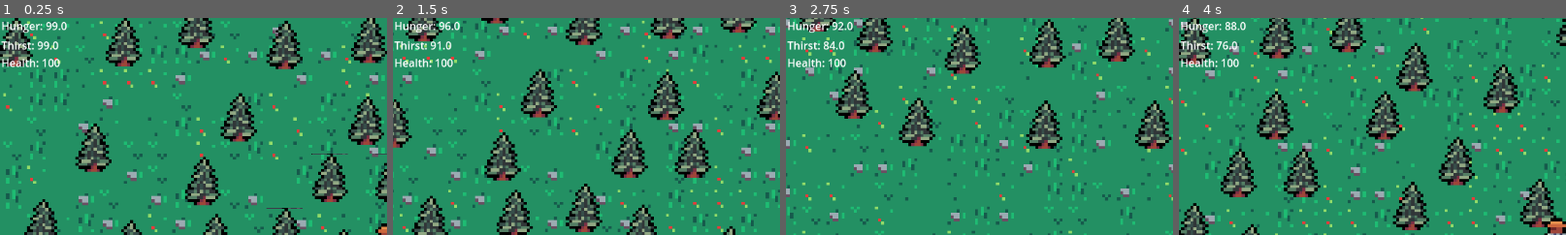
Above: before the commit, frames 1-4 (left to right).
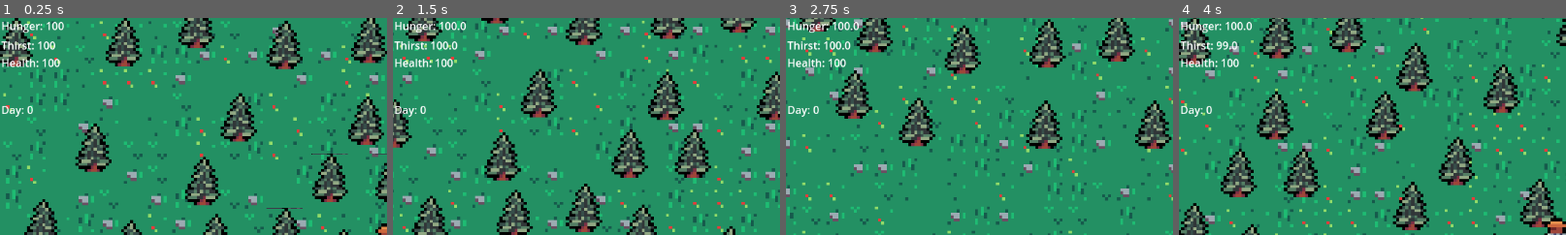
Above: after the commit, the same moments.

Repository: eagle3050/Stay-Alive
Game: Godot game, scene res://Scenes/main.tscn
Same seed, same stepped clock (60 frames per second), same inputs: the game is played once before the commit and once after it.
Inputs:
- Up to frame 1 (0.25 s): no input
- Up to frame 2 (1.5 s): tap Enter at 0.5 s; hold D (right) 0.53-1.28 s; hold S (down) from 1.28 s (still down)
- Up to frame 3 (2.75 s): release S (down) at 2.03 s; hold D (right) from 2.03 s (still down)
- Up to frame 4 (4 s): release D (right) at 2.78 s; hold W (up) 2.78-3.53 s; hold A (left) from 3.53 s (still down)
The pictures show only the part of the screen within x 0-50%, y 0-50%; the shares and areas given below are measured in that part.

The runs differ from the first frame. In frame 1, 0.4% of the frame differs, in the area x 0-18%, y 1-46%; in frame 2, 0.6%; in frame 3, 0.6%, in the area x 0-19%, y 1-46%; in frame 4, 0.4%.

Commit message:
Added day/night cycle, cold tag/day counter
Cold damages player and finished stat damage and death

Diff:
--- /dev/null
+++ b/Scenes/main.gd
@@ -0,0 +1,19 @@
+extends Node2D
+
+
+func _ready() -> void:
+	$World/DayTimer.start()
+
+func _on_day_timer_timeout() -> void:
+	GlobalStats.night_time = true
+	$Player/Camera2D/Night.show()
+
+	$World/NightTimer.start()
+
+
+func _on_night_timer_timeout() -> void:
+	GlobalStats.day += 1
+	GlobalStats.night_time = false
+	$Player/Camera2D/Night.hide()
+
+	$World/DayTimer.start()
--- a/Scenes/main.tscn
+++ b/Scenes/main.tscn
@@ -1,7 +1,8 @@
-[gd_scene load_steps=7 format=3 uid="uid://c48unokxilikk"]
+[gd_scene load_steps=8 format=3 uid="uid://c48unokxilikk"]
 
 [ext_resource type="Texture2D" uid="uid://b2eigc7bao5bw" path="res://Assets/TinyRanch_Assets/TinyFarm_Tiles.png" id="1_bo1nx"]
 [ext_resource type="PackedScene" uid="uid://cmctx0bhktukh" path="res://Scenes/player.tscn" id="1_jjgbg"]
+[ext_resource type="Script" uid="uid://dg1adhqevcy1a" path="res://Scenes/main.gd" id="1_kry3j"]
 [ext_resource type="PackedScene" uid="uid://mojn1v27vs35" path="res://tree.tscn" id="3_8gbba"]
 [ext_resource type="PackedScene" uid="uid://j573r3fpylb3" path="res://ui.tscn" id="4_jjvhh"]
 
@@ -96,6 +97,7 @@
 sources/0 = SubResource("TileSetAtlasSource_bo1nx")
 
 [node name="Main" type="Node2D"]
+script = ExtResource("1_kry3j")
 
 [node name="World" type="TileMap" parent="."]
 tile_set = SubResource("TileSet_jjgbg")
@@ -374,10 +376,30 @@
 [node name="Tree90" parent="World/Trees" instance=ExtResource("3_8gbba")]
 position = Vector2(-99, -93)
 
+[node name="DayTimer" type="Timer" parent="World"]
+wait_time = 5.0
+one_shot = true
+
+[node name="NightTimer" type="Timer" parent="World"]
+wait_time = 15.0
+one_shot = true
+
 [node name="Player" parent="." instance=ExtResource("1_jjgbg")]
 
 [node name="Camera2D" type="Camera2D" parent="Player"]
 zoom = Vector2(4.5, 4.5)
 position_smoothing_enabled = true
 
+[node name="Night" type="ColorRect" parent="Player/Camera2D"]
+visible = false
+z_index = 99
+offset_left = -128.0
+offset_top = -74.0
+offset_right = 129.0
+offset_bottom = 72.0
+color = Color(0, 0, 0, 0.7254902)
+
 [node name="UI" parent="." instance=ExtResource("4_jjvhh")]
+
+[connection signal="timeout" from="World/DayTimer" to="." method="_on_day_timer_timeout"]
+[connection signal="timeout" from="World/NightTimer" to="." method="_on_night_timer_timeout"]
--- a/Scenes/player.tscn
+++ b/Scenes/player.tscn
@@ -64,7 +64,7 @@
 script = ExtResource("3_6t5aa")
 
 [node name="DecreaseTimer" type="Timer" parent="SurvivalStats"]
-wait_time = 0.009999999999999998
+wait_time = 0.5
 autostart = true
 ignore_time_scale = true
 
--- a/Scenes/survival_stats.gd
+++ b/Scenes/survival_stats.gd
@@ -3,14 +3,15 @@
 var hunger = 100
 var thirst = 100
 var health = 100
-
+var cold = false
+@onready var player: CharacterBody2D = $".."
 var stat_dmg: int
 
 var started_health_timer = false
 
 func _on_decrease_timer_timeout() -> void:
-	hunger -= 0.05
-	thirst -= 0.1
+	hunger = max(0, hunger - 0.05)
+	thirst = max(0, thirst - 0.1)
 
 func _process(_delta: float) -> void:
 	if (hunger <= 0 or thirst <= 0) and not started_health_timer:
@@ -27,7 +28,18 @@
 	elif hunger > 0 and thirst > 0 and started_health_timer:
 		$HealthTimer.stop()
 		started_health_timer = false
+	if health <= 0:
+		player.die()
 
+	if GlobalStats.night_time == true:
+		stat_dmg = 2
+		cold = true
+		if $HealthTimer.is_stopped():
+			$HealthTimer.start()
+	else:
+		$HealthTimer.stop()
+		cold = false
 
 func _on_health_timer_timeout() -> void:
-	health -= stat_dmg
+	started_health_timer = false
+	health = max(0, health - stat_dmg)
--- a/Scripts/GlobalStats.gd
+++ b/Scripts/GlobalStats.gd
@@ -1,5 +1,4 @@
 extends Node
 
-var hunger: int = 100
-var thirst: int = 100
-var health: int = 10
+var night_time = false
+var day = 0
--- a/Scripts/player.gd
+++ b/Scripts/player.gd
@@ -20,3 +20,7 @@
 		animated_sprite.play("down")
 	elif Input.is_action_just_pressed("up"):
 		animated_sprite.play("up")
+
+func die():
+	hide()
+	print("dead")
--- a/ui.gd
+++ b/ui.gd
@@ -3,6 +3,8 @@
 @onready var hunger: Label = $Stats/Hunger
 @onready var thirst: Label = $Stats/Thirst
 @onready var health: Label = $Stats/Health
+@onready var cold: Label = $Stats/Cold
+@onready var day_counter: Label = $Stats/DayCounter
 
 @onready var player_stats = get_node("/root/Main/Player/SurvivalStats")
 
@@ -10,3 +12,8 @@
 	hunger.text = str("Hunger: ", round(player_stats.hunger))
 	thirst.text = str("Thirst: ", round(player_stats.thirst))
 	health.text = str("Health: ", round(player_stats.health))
+	day_counter.text = str("Day: ", GlobalStats.day)
+	if player_stats.cold:
+		cold.show()
+	else:
+		cold.hide()
--- a/ui.tscn
+++ b/ui.tscn
@@ -33,3 +33,19 @@
 offset_right = 72.0
 offset_bottom = 78.0
 text = "Health: 9"
+
+[node name="Cold" type="Label" parent="Stats"]
+layout_mode = 0
+offset_left = 2.0
+offset_top = 89.0
+offset_right = 72.0
+offset_bottom = 112.0
+text = "Cold"
+
+[node name="DayCounter" type="Label" parent="Stats"]
+layout_mode = 0
+offset_left = 2.0
+offset_top = 125.0
+offset_right = 72.0
+offset_bottom = 148.0
+text = "Day: 99"
Not shown, added: Scenes/main.gd.uid
